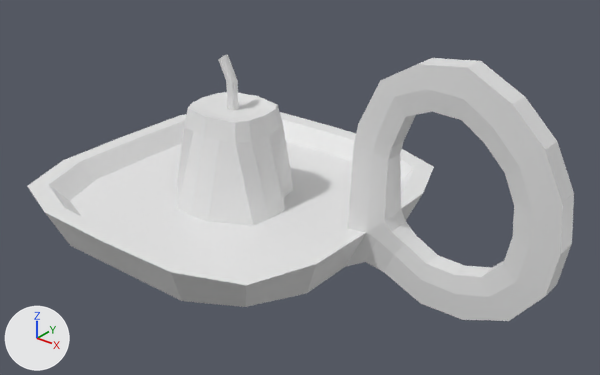
Two versions of the FBX model Assets/Raw/Flip/Candle_Flip.fbx, one commit apart.
Camera for both pictures: a camera (50 mm lens) standing at (2.82, -2.96, 2.0) and looking at (0.5, -0.06, 0.21). The lights are fixed; the arrows at lower left show +X, +Y and +Z.
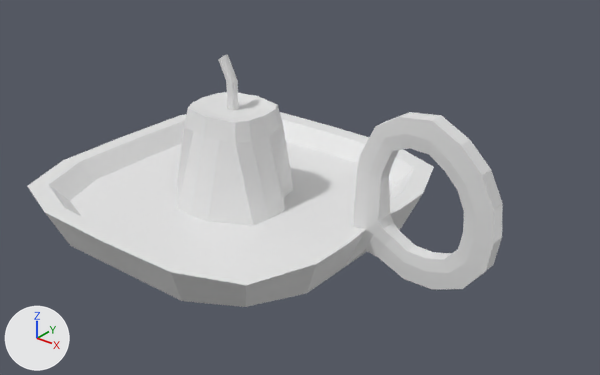
The change in detail:
me_cube is used by ob_cube; location (0.0, 0.0, 0.0).
me_cube had 488 vertices, 485 faces and spanned x -0.91..1.83, y -0.91..0.91, z -0.28..0.99.
me_cube now has 488 vertices, 485 faces and spans x -0.91..1.53, y -0.91..0.91, z -0.28..0.77.
me_cube part 1: 128 of the vertices in x 0.81..1.83, y -0.1..0.1, z -0.18..0.99 are scaled about their middle by 0.7, then moved by (-0.14, 0.0, -0.09).

What differs and where, as boxes [x1, y1, x2, y2] in the pictures (600 x 375 px; the box of a moved part takes in the faces that stretch with it):
'Cube', reshaped (13% narrower)
    before: [28, 54, 574, 321]
    after: [28, 54, 503, 307]
part 1 of me_cube, moved or reshaped
    before: [333, 58, 574, 321]
    after: [333, 112, 503, 289]
